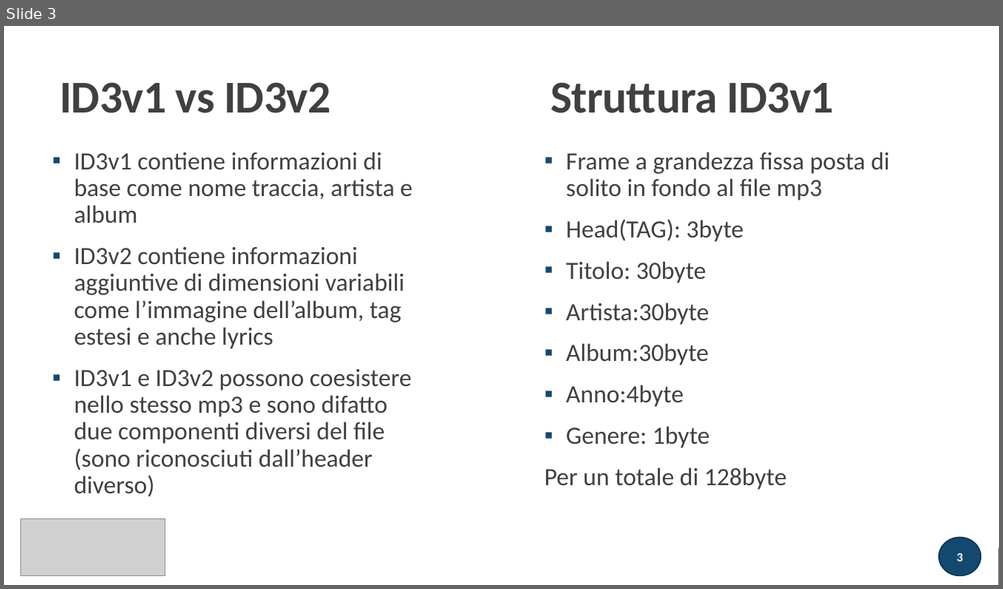
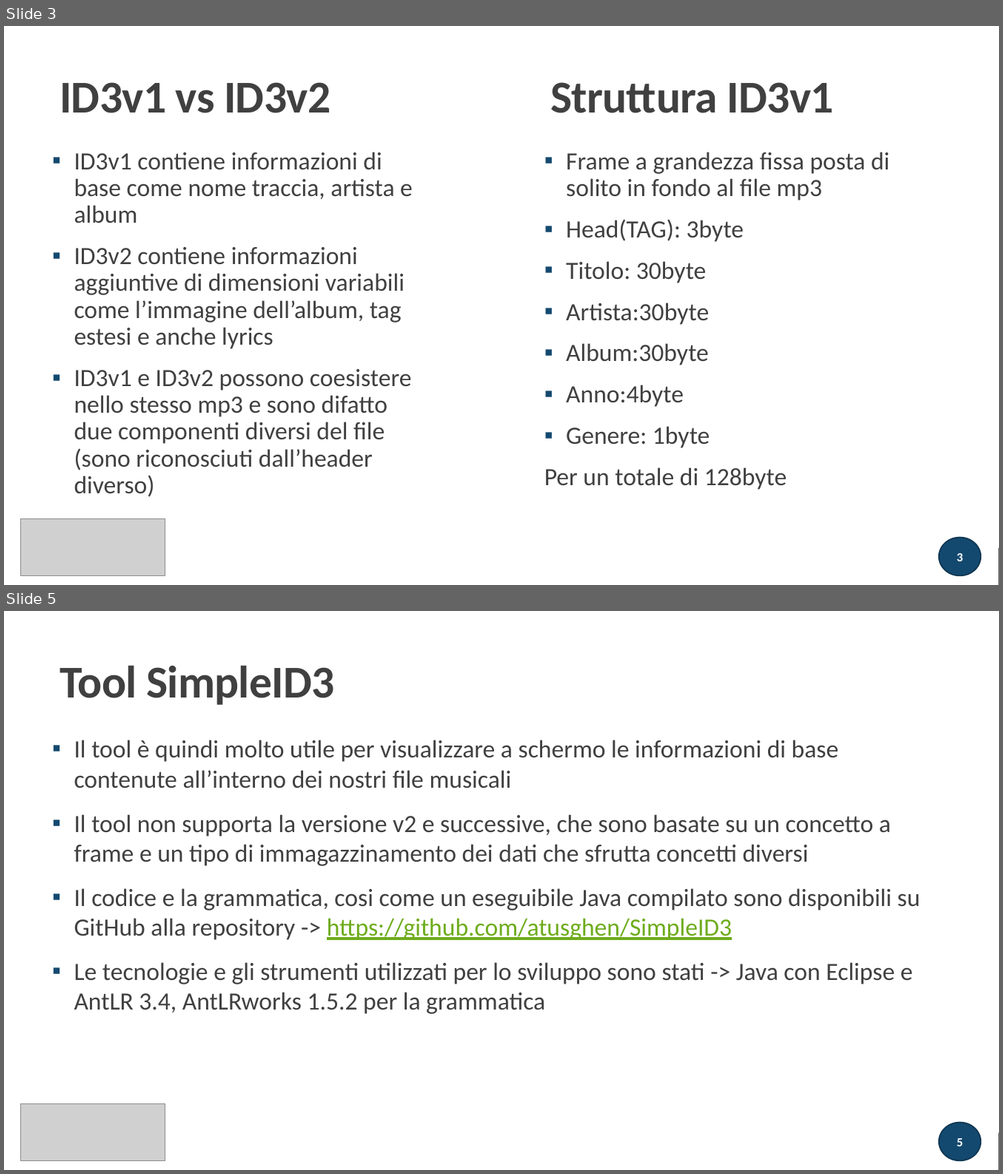
Before and after one commit to atusghen/SimpleID3, a slide deck: presentazione.pptx. Shown one above the other, each under a label of ours: slide 3 before the commit, slides 3 and 5 after it; the slides between them are not shown. The pictures are 1003x589 and 1003x1174 pixels, drawn with LibreOffice and Linux fonts; fonts in the diff are those of the drawing; grey boxes stand for pictures. Boxes give left, top, right and bottom in pixels: in the first picture for what was removed or moved away, otherwise in the second. Text is boxed around its words. In the diff, an @@ line names an element or a change of style, - is before the commit and + after.

```diff
--- a/presentazione.pptx
+++ b/presentazione.pptx
@@ slide 5 added at (4, 611, 999, 1170), background #FFFFFF; not listed: 1 template element that a slide beside it also shows @@
@@ rectangle added at (4, 611, 999, 1170), fill #FFFFFF @@
@@ title added at (60, 665, 334, 705), 44 pt, text #404040, bold @@
+Tool SimpleID3
@@ text added at (74, 740, 920, 1014), 24 pt, text #404040 @@
+▪ Il tool è quindi molto utile per visualizzare a schermo le informazioni di base contenute all’interno dei nostri file musicali
+▪ Il tool non supporta la versione v2 e successive, che sono basate su un concetto a frame e un tipo di immagazzinamento dei dati che sfrutta concetti diversi
+▪ Il codice e la grammatica, cosi come un eseguibile Java compilato sono disponibili su GitHub alla repository -> https://github.com/atusghen/SimpleID3
+▪ Le tecnologie e gli strumenti utilizzati per lo sviluppo sono stati -> Java con Eclipse e AntLR 3.4, AntLRworks 1.5.2 per la grammatica
@@ line added from (53, 826) to (284, 826), #404040 1 pt @@
@@ rectangle added at (53, 813, 293, 851), fill #FFFFFF, outline #FFFFFF 1.25 pt @@
@@ picture added at (21, 1104, 166, 1162) @@
@@ rectangle added at (4, 1133, 999, 1170), fill #262626 @@
@@ page number added at (939, 1123, 981, 1161), fill #14496F, outline #0F3652 1.25 pt, 12 pt, text #FFFFFF, bold @@
+5
```
Also in this commit, not shown: 1 slide changed, 1 other file.
